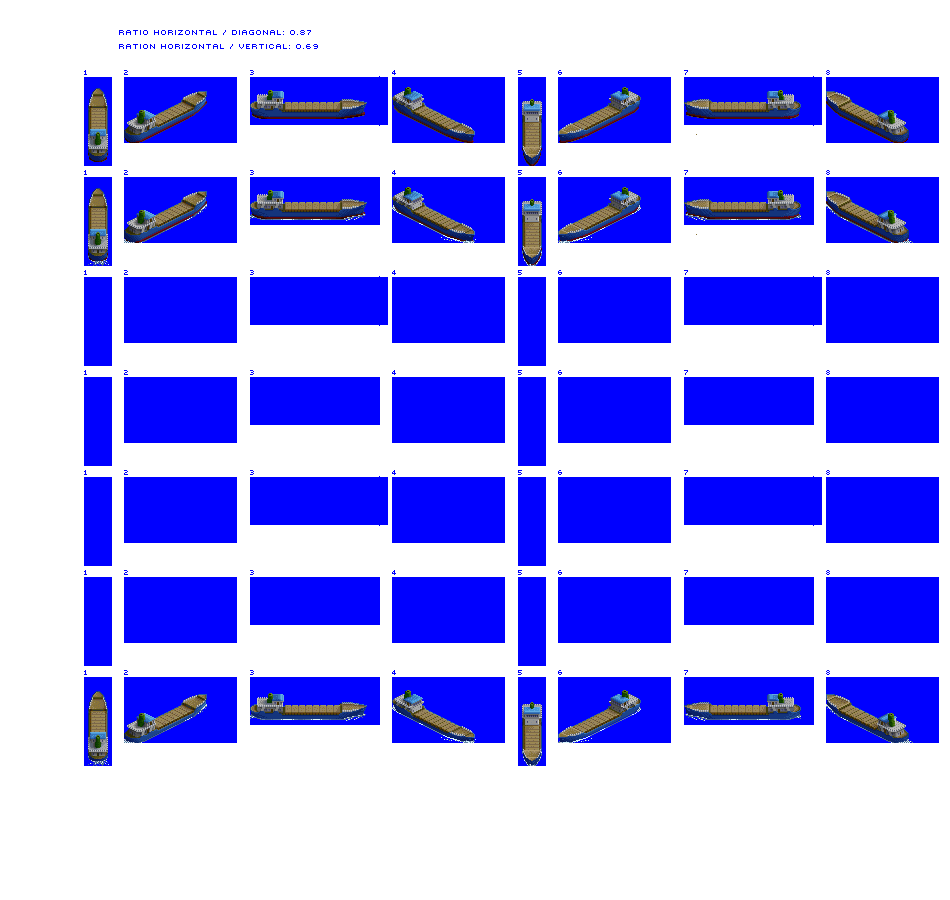
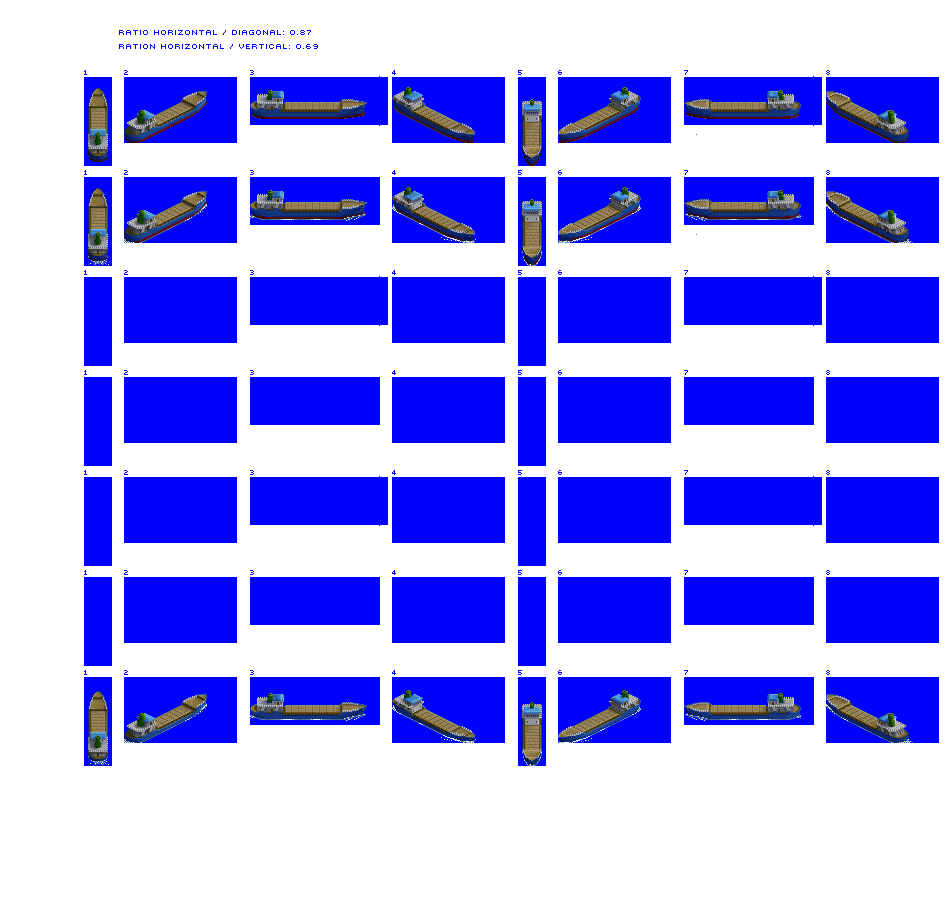
Two versions of the same layered image (950 × 900). Layer-by-layer changes:
painted on "Coaster unloaded" over bbox(157, 102, 876, 228)
painted on "Coaster loaded" over bbox(157, 705, 876, 731)
